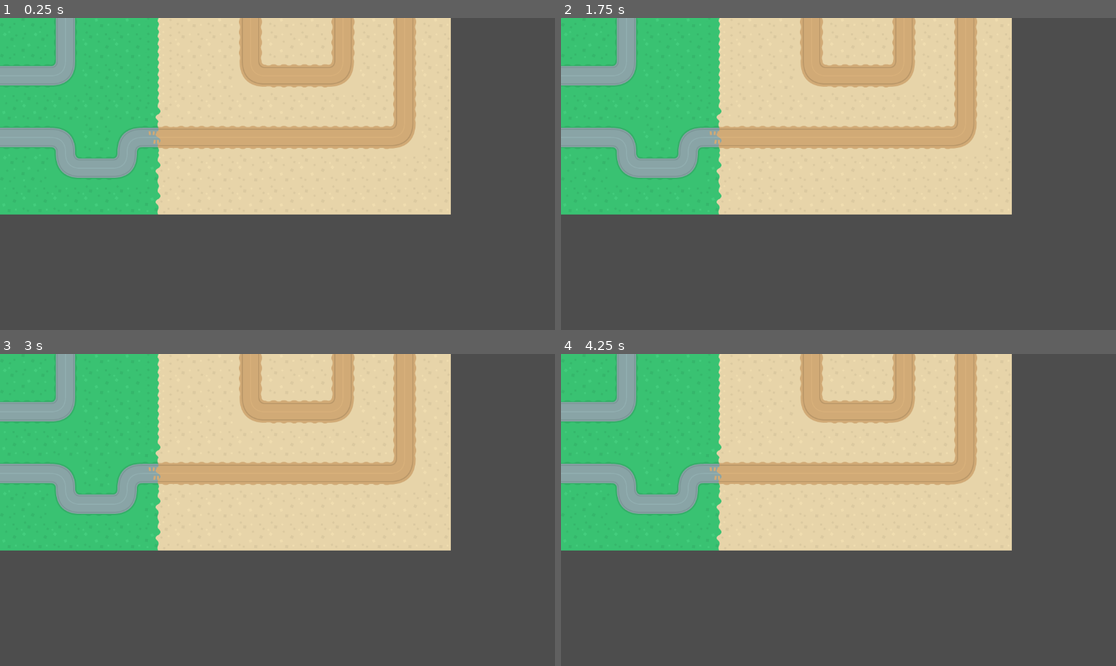
Above: before the commit, frames 1-4 (two rows, left to right).
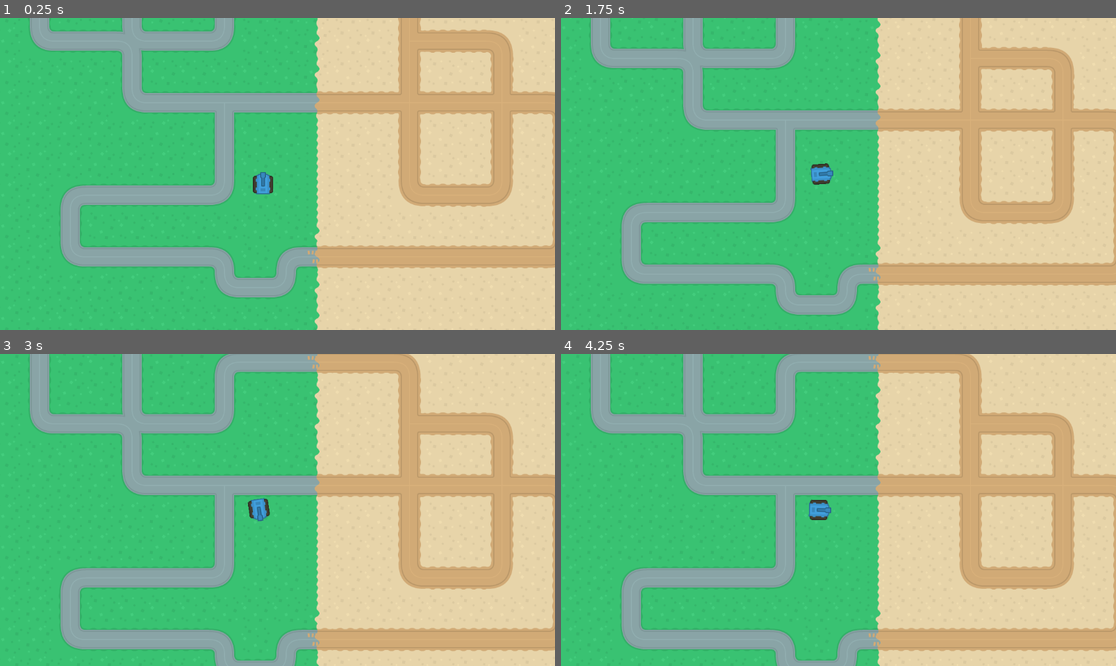
Above: after the commit, the same moments.

Repository: ki8yk8/game-dev-resolution
Game: Godot game, scene res://Scenes/game_play.tscn
Same seed, same stepped clock (60 frames per second), same inputs: the game is played once before the commit and once after it.
Inputs:
- Up to frame 1 (0.25 s): no input
- Up to frame 2 (1.75 s): tap Enter at 0.5 s; hold Right (right, bound only after the commit) 0.53-1.28 s; tap Alt at 0.6 s; hold S (down, bound only after the commit) from 1.28 s (still down); tap Shift at 1.35 s
- Up to frame 3 (3 s): release S (down, bound only after the commit) at 2.03 s; hold Right (right, bound only after the commit) 2.03-2.78 s; tap Alt at 2.1 s; hold Up from 2.78 s (still down); tap Shift at 2.85 s
- Up to frame 4 (4.25 s): tap Space at 3.5 s; release Up at 3.53 s; hold Left (left, bound only after the commit) from 3.53 s (still down); tap Alt at 3.6 s

The runs differ from the first frame. In frame 1, 79% of the frame differs, in the area x 0-100%, y 0-100%; in frame 2, 79%; in frame 3, 78%; in frame 4, 78%.

Commit message:
creates a tank with basic interactions

Diff:
--- a/Scenes/game_play.tscn
+++ b/Scenes/game_play.tscn
@@ -1,27 +1,19 @@
 [gd_scene format=4 uid="uid://m3ldjq1okhld"]
 
+[ext_resource type="PackedScene" uid="uid://ikylhihmdb21" path="res://Scenes/tank.tscn" id="1_363iw"]
 [ext_resource type="Texture2D" uid="uid://b20id2ts01vi3" path="res://assets/Tilesheet/terrainTiles_default.png" id="1_ckfrc"]
 
 [sub_resource type="TileSetAtlasSource" id="TileSetAtlasSource_363iw"]
 texture = ExtResource("1_ckfrc")
 texture_region_size = Vector2i(64, 64)
-36:12/size_in_atlas = Vector2i(4, 4)
 36:12/0 = 0
-32:12/size_in_atlas = Vector2i(4, 4)
 32:12/0 = 0
-28:12/size_in_atlas = Vector2i(4, 4)
 28:12/0 = 0
-36:4/size_in_atlas = Vector2i(4, 4)
 36:4/0 = 0
-36:0/size_in_atlas = Vector2i(4, 4)
 36:0/0 = 0
-36:8/size_in_atlas = Vector2i(4, 4)
 36:8/0 = 0
-32:8/size_in_atlas = Vector2i(4, 4)
 32:8/0 = 0
-28:8/size_in_atlas = Vector2i(4, 4)
 28:8/0 = 0
-32:4/size_in_atlas = Vector2i(4, 4)
 32:4/0 = 0
 0:0/0 = 0
 1:0/0 = 0
@@ -67,6 +59,8 @@
 [sub_resource type="TileSet" id="TileSet_tiviu"]
 sources/0 = SubResource("TileSetAtlasSource_363iw")
 
+[sub_resource type="TileSet" id="TileSet_yovil"]
+
 [node name="GamePlay" type="Node2D" unique_id=1255298611]
 
 [node name="TrackMap" type="TileMapLayer" parent="." unique_id=130269268]
@@ -75,10 +69,14 @@
 rendering_quadrant_size = 64
 physics_quadrant_size = 64
 
-[node name="Markers" type="Node2D" parent="." unique_id=845344400]
+[node name="ObjectsMap" type="TileMapLayer" parent="." unique_id=1610849970]
+tile_set = SubResource("TileSet_yovil")
 
-[node name="TopLeft" type="Marker2D" parent="Markers" unique_id=1982091368]
-position = Vector2(-342, -487)
+[node name="Tank" parent="." unique_id=26339276 instance=ExtResource("1_363iw")]
+position = Vector2(216, 95)
 
-[node name="BottomRight" type="Marker2D" parent="Markers" unique_id=825197107]
-position = Vector2(935, 407)
+[node name="Camera2D" type="Camera2D" parent="Tank" unique_id=1725141710]
+limit_left = -330
+limit_top = -490
+limit_right = 940
+limit_bottom = 400
--- /dev/null
+++ b/Scenes/tank.tscn
@@ -0,0 +1,18 @@
+[gd_scene format=3 uid="uid://ikylhihmdb21"]
+
+[ext_resource type="Texture2D" uid="uid://6h18qobqtkfr" path="res://assets/PNGs/tank_blue.png" id="1_0ys04"]
+[ext_resource type="Script" uid="uid://ba25afq5wadxy" path="res://Scripts/tank.gd" id="1_r30pj"]
+
+[sub_resource type="RectangleShape2D" id="RectangleShape2D_r30pj"]
+size = Vector2(42, 43)
+
+[node name="Tank" type="CharacterBody2D" unique_id=26339276]
+script = ExtResource("1_r30pj")
+
+[node name="Sprite2D" type="Sprite2D" parent="." unique_id=1196941013]
+texture = ExtResource("1_0ys04")
+flip_v = true
+
+[node name="CollisionShape2D" type="CollisionShape2D" parent="." unique_id=1880779821]
+position = Vector2(0, 1.5)
+shape = SubResource("RectangleShape2D_r30pj")
--- /dev/null
+++ b/Scripts/tank.gd
@@ -0,0 +1,19 @@
+extends CharacterBody2D
+
+const SPEED = 150.0
+const ROTATION_SPEED = 2.0
+const ACCELERATION = 10.0
+const FRICTION = 8.0
+
+func _physics_process(delta: float) -> void:
+	var input_dir := Input.get_axis("down", "top")
+	var rotate_dir := Input.get_axis("left", "right")
+
+	rotation += rotate_dir * ROTATION_SPEED * delta
+
+	if input_dir != 0:
+		velocity = velocity.lerp(transform.x * input_dir * SPEED, ACCELERATION * delta)
+	else:
+		velocity = velocity.lerp(Vector2.ZERO, FRICTION * delta)
+
+	move_and_slide()
--- a/project.godot
+++ b/project.godot
@@ -19,6 +19,33 @@
 
 enabled=PackedStringArray("res://addons/godot_super-wakatime/plugin.cfg")
 
+[input]
+
+up={
+"deadzone": 0.2,
+"events": [Object(InputEventKey,"resource_local_to_scene":false,"resource_name":"","device":-1,"window_id":0,"alt_pressed":false,"shift_pressed":false,"ctrl_pressed":false,"meta_pressed":false,"pressed":false,"keycode":0,"physical_keycode":4194320,"key_label":0,"unicode":0,"location":0,"echo":false,"script":null)
+, Object(InputEventKey,"resource_local_to_scene":false,"resource_name":"","device":-1,"window_id":0,"alt_pressed":false,"shift_pressed":false,"ctrl_pressed":false,"meta_pressed":false,"pressed":false,"keycode":0,"physical_keycode":87,"key_label":0,"unicode":119,"location":0,"echo":false,"script":null)
+]
+}
+left={
+"deadzone": 0.2,
+"events": [Object(InputEventKey,"resource_local_to_scene":false,"resource_name":"","device":-1,"window_id":0,"alt_pressed":false,"shift_pressed":false,"ctrl_pressed":false,"meta_pressed":false,"pressed":false,"keycode":0,"physical_keycode":4194319,"key_label":0,"unicode":0,"location":0,"echo":false,"script":null)
+, Object(InputEventKey,"resource_local_to_scene":false,"resource_name":"","device":-1,"window_id":0,"alt_pressed":false,"shift_pressed":false,"ctrl_pressed":false,"meta_pressed":false,"pressed":false,"keycode":0,"physical_keycode":65,"key_label":0,"unicode":97,"location":0,"echo":false,"script":null)
+]
+}
+right={
+"deadzone": 0.2,
+"events": [Object(InputEventKey,"resource_local_to_scene":false,"resource_name":"","device":-1,"window_id":0,"alt_pressed":false,"shift_pressed":false,"ctrl_pressed":false,"meta_pressed":false,"pressed":false,"keycode":0,"physical_keycode":4194321,"key_label":0,"unicode":0,"location":0,"echo":false,"script":null)
+, Object(InputEventKey,"resource_local_to_scene":false,"resource_name":"","device":-1,"window_id":0,"alt_pressed":false,"shift_pressed":false,"ctrl_pressed":false,"meta_pressed":false,"pressed":false,"keycode":0,"physical_keycode":68,"key_label":0,"unicode":100,"location":0,"echo":false,"script":null)
+]
+}
+down={
+"deadzone": 0.2,
+"events": [Object(InputEventKey,"resource_local_to_scene":false,"resource_name":"","device":-1,"window_id":0,"alt_pressed":false,"shift_pressed":false,"ctrl_pressed":false,"meta_pressed":false,"pressed":false,"keycode":0,"physical_keycode":83,"key_label":0,"unicode":115,"location":0,"echo":false,"script":null)
+, Object(InputEventKey,"resource_local_to_scene":false,"resource_name":"","device":-1,"window_id":0,"alt_pressed":false,"shift_pressed":false,"ctrl_pressed":false,"meta_pressed":false,"pressed":false,"keycode":0,"physical_keycode":4194322,"key_label":0,"unicode":0,"location":0,"echo":false,"script":null)
+]
+}
+
 [physics]
 
 3d/physics_engine="Jolt Physics"
Not shown, added: Scripts/tank.gd.uid
Binary file added: assets/PNGs/barrelBlack_top.png
Not shown, added: assets/PNGs/barrelBlack_top.png.import
Binary file added: assets/PNGs/barrelGreen_top.png
Not shown, added: assets/PNGs/barrelGreen_top.png.import
Binary file added: assets/PNGs/barrelRed_top.png
Not shown, added: assets/PNGs/barrelRed_top.png.import
Binary file added: assets/PNGs/barrelRust_top.png
Not shown, added: assets/PNGs/barrelRust_top.png.import
Binary file added: assets/PNGs/barricadeWood.png
Not shown, added: assets/PNGs/barricadeWood.png.import
Binary file added: assets/PNGs/crateMetal.png
(and 59 more such lines)
